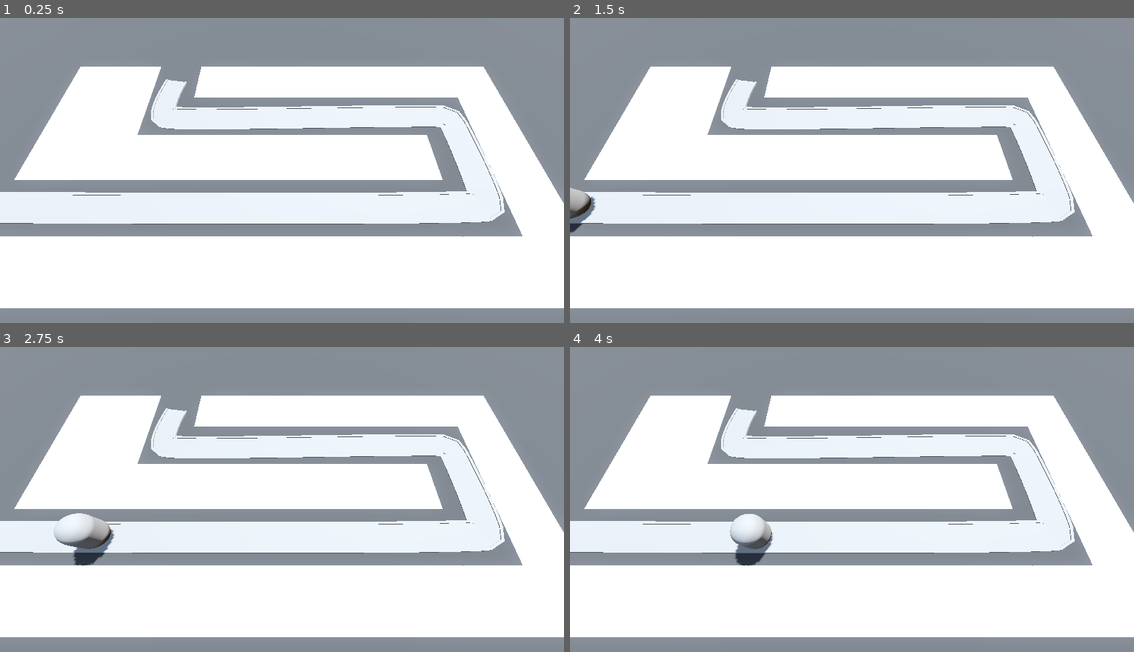
Above: before the commit, frames 1-4 (two rows, left to right).
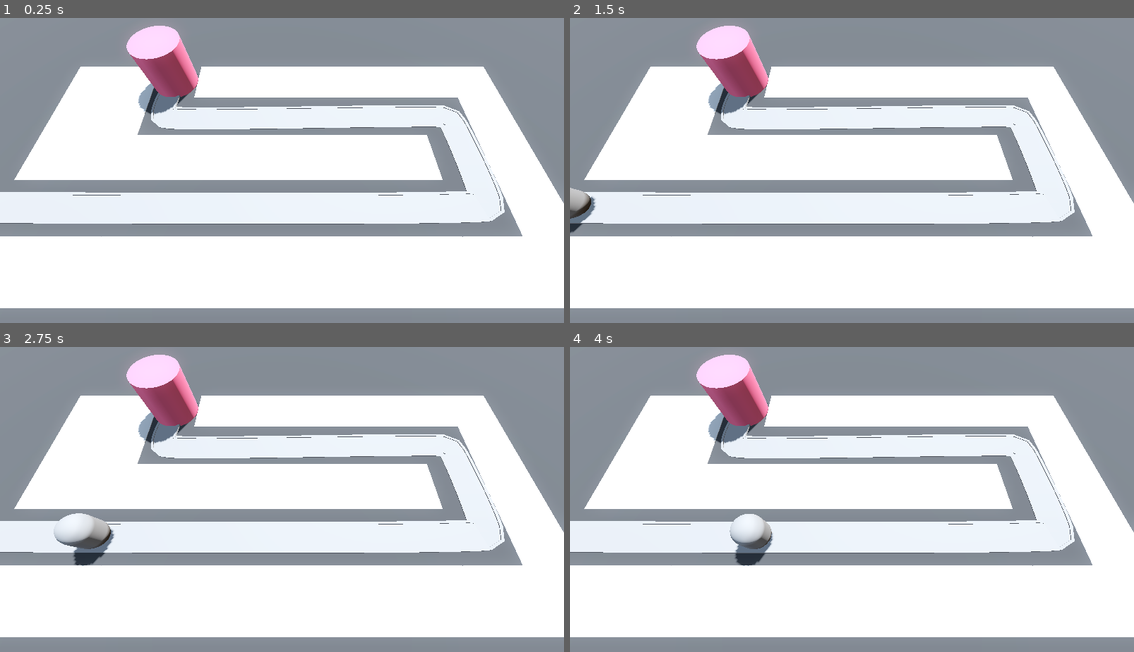
Above: after the commit, the same moments.

Repository: ivdobry/barbarianTD
Game: Godot game, scene res://scenes/base_level.tscn
Same seed, same stepped clock (60 frames per second), same inputs: the game is played once before the commit and once after it.
Inputs:
- Up to frame 1 (0.25 s): no input
- Up to frame 2 (1.5 s): tap Enter at 0.5 s
- Up to frame 3 (2.75 s): no input
- Up to frame 4 (4 s): no input

The runs differ from the first frame. In frame 1, 2.4% of the frame differs, in the area x 22-36%, y 2-32%; in frame 2, 2.4%; in frame 3, 2.4%; in frame 4, 2.4%.

Commit message:
Add base and damage function.

Diff:
--- /dev/null
+++ b/scenes/base/base.gd
@@ -0,0 +1,4 @@
+extends Node3D
+
+func take_damage() -> void:
+	print("Damage aaarrghhh")
--- /dev/null
+++ b/scenes/base/base.tscn
@@ -0,0 +1,16 @@
+[gd_scene load_steps=3 format=3 uid="uid://cg0un1v8vp4ep"]
+
+[ext_resource type="Script" uid="uid://t3oixl7r167c" path="res://scenes/base/base.gd" id="1_yoymw"]
+
+[sub_resource type="StandardMaterial3D" id="StandardMaterial3D_e7pcx"]
+albedo_color = Color(0.9722006, 0.44084123, 0.5773652, 1)
+
+[node name="Base" type="Node3D" groups=["base"]]
+script = ExtResource("1_yoymw")
+
+[node name="CSGCylinder3D" type="CSGCylinder3D" parent="."]
+transform = Transform3D(1, 0, 0, 0, 1, 0, 0, 0, 1, 0, 2, 0)
+radius = 2.0
+height = 4.0
+sides = 32
+material = SubResource("StandardMaterial3D_e7pcx")
--- a/scenes/base_level.tscn
+++ b/scenes/base_level.tscn
@@ -1,7 +1,8 @@
-[gd_scene load_steps=8 format=3 uid="uid://c06t4jyybkkae"]
+[gd_scene load_steps=9 format=3 uid="uid://c06t4jyybkkae"]
 
 [ext_resource type="MeshLibrary" uid="uid://b5vdn7cnsmxfj" path="res://mesh library/SpaceLibrary.tres" id="1_6tisa"]
 [ext_resource type="PackedScene" uid="uid://dy8v6xnkbj4vx" path="res://scenes/enemy/enemy.tscn" id="2_dbkse"]
+[ext_resource type="PackedScene" uid="uid://cg0un1v8vp4ep" path="res://scenes/base/base.tscn" id="3_0n1tn"]
 
 [sub_resource type="ProceduralSkyMaterial" id="ProceduralSkyMaterial_rlb1v"]
 sky_horizon_color = Color(0.66224277, 0.6717428, 0.6867428, 1)
@@ -98,3 +99,6 @@
 
 [node name="Enemy" parent="Path3D" instance=ExtResource("2_dbkse")]
 transform = Transform3D(-0.0069602854, 0.0020775187, -0.99996036, -2.3282752e-10, 0.99998546, 0.0020775672, 0.9999623, 1.4460902e-05, -0.006960272, -26.405573, 0, 6.0292697)
+
+[node name="Base" parent="." instance=ExtResource("3_0n1tn")]
+transform = Transform3D(1, 0, 0, 0, 1, 0, 0, 0, 1, -10, 0, -6)
--- a/scenes/enemy/enemy.gd
+++ b/scenes/enemy/enemy.gd
@@ -2,6 +2,10 @@
 
 @export var speed: float = 5
 
+@onready var base = get_tree().get_first_node_in_group("base")
 # Called every frame. 'delta' is the elapsed time since the previous frame.
 func _process(delta: float) -> void:
 	progress += speed * delta
+
+	if progress_ratio == 1.0:
+		base.take_damage()
Not shown, added: scenes/base/base.gd.uid
